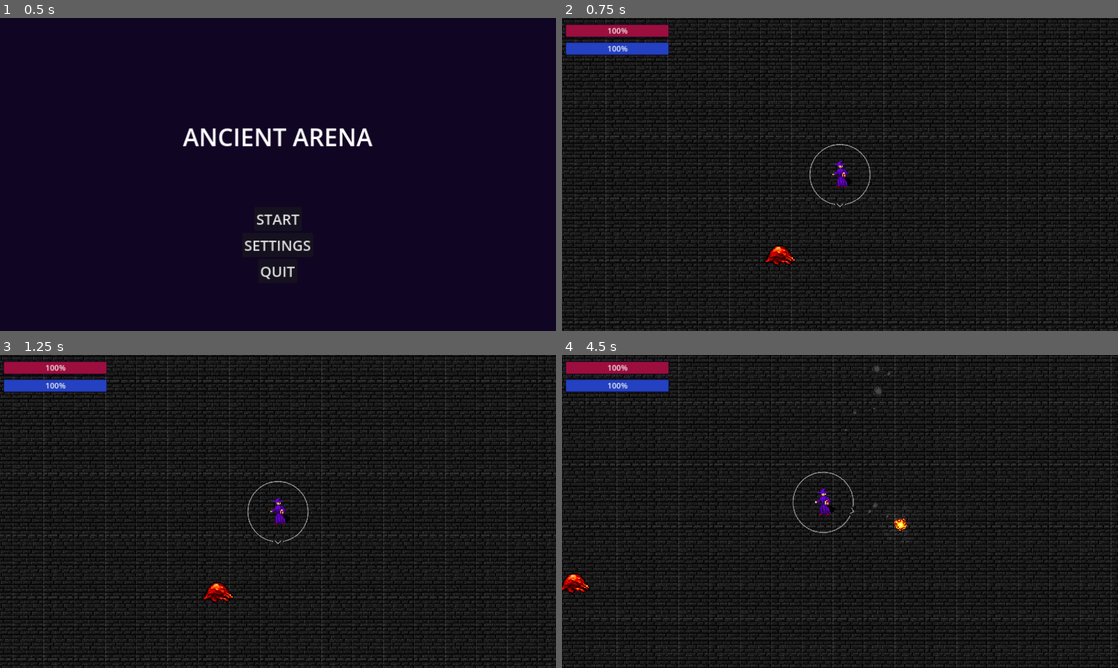
Above: before the commit, frames 1-4 (two rows, left to right).
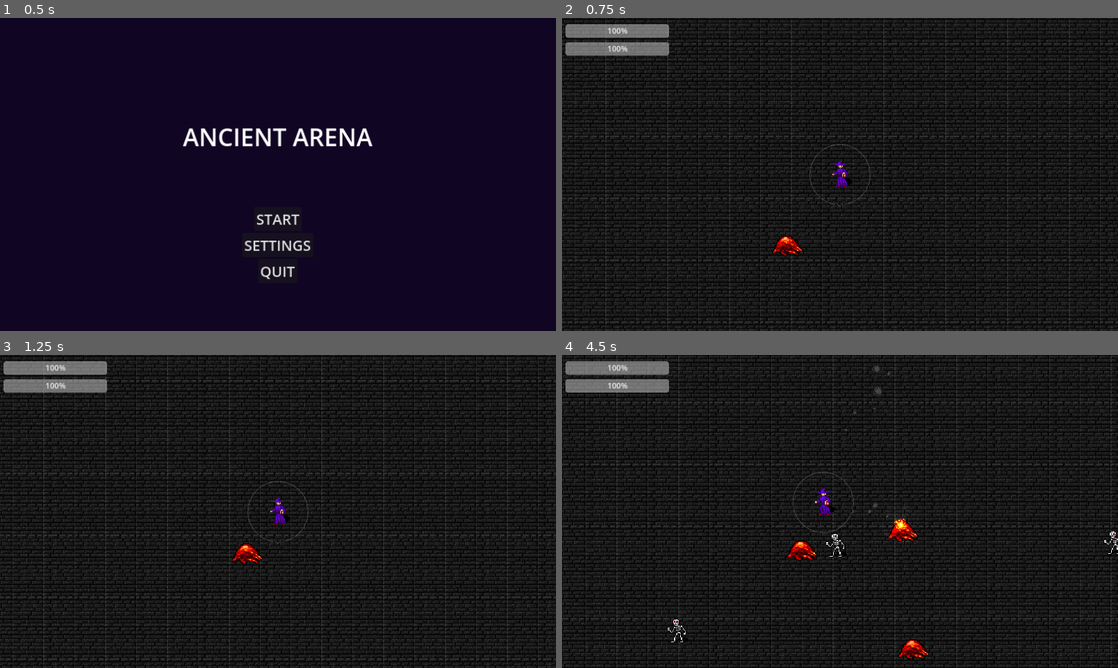
Above: after the commit, the same moments.

Repository: adrianwhatfield/ancient-arena
Game: Godot game, scene res://Scenes/main_menu.tscn
Same seed, same stepped clock (60 frames per second), same inputs: the game is played once before the commit and once after it.
Inputs (mouse positions are in pixels of both pictures, inside the frame that each line leads up to):
- Up to frame 1 (0.5 s): no input
- Up to frame 2 (0.75 s): click "START" at 0.5 s
- Up to frame 3 (1.25 s): no input
- Up to frame 4 (4.5 s): move the mouse to (962, 495) at 1.27 s; hold D (right) 1.28-2.03 s; click (962, 495) at 1.35 s; move the mouse to (728, 527) at 2.02 s; hold S (down) 2.03-2.78 s; click (728, 527) at 2.1 s; move the mouse to (895, 442) at 2.77 s; hold D (right) 2.78-3.53 s; click (895, 442) at 2.85 s; move the mouse to (812, 574) at 3.52 s; hold W (up) 3.53-4.28 s; click (812, 574) at 3.6 s; move the mouse to (1006, 558) at 4.27 s; hold A (left) from 4.28 s (still down); click (1006, 558) at 4.35 s

Frame 1 is identical in both runs. In frame 2, 2.1% of the frame differs, in the area x 0-56%, y 2-80%; in frame 3, 2.2%; in frame 4, 2.9%, in the area x 0-100%, y 2-98%.

Commit message:
Add enemy AI

Diff:
--- a/ancient_arena/Resources/enemy_health_theme.tres
+++ /dev/null
@@ -1,25 +0,0 @@
-[gd_resource type="Theme" load_steps=3 format=3 uid="uid://dj4y8im1qs2q6"]
-
-[sub_resource type="StyleBoxFlat" id="StyleBoxFlat_o50h4"]
-bg_color = Color(0.0666667, 0.0196078, 0.141176, 1)
-corner_radius_top_left = 2
-corner_radius_top_right = 2
-corner_radius_bottom_right = 2
-corner_radius_bottom_left = 2
-
-[sub_resource type="StyleBoxFlat" id="StyleBoxFlat_nt66a"]
-bg_color = Color(0.607843, 0.054902, 0.243137, 1)
-border_width_left = 2
-border_width_top = 2
-border_width_right = 2
-border_width_bottom = 2
-border_color = Color(0.0666667, 0.0196078, 0.141176, 1)
-border_blend = true
-corner_radius_top_left = 2
-corner_radius_top_right = 2
-corner_radius_bottom_right = 2
-corner_radius_bottom_left = 2
-
-[resource]
-ProgressBar/styles/background = SubResource("StyleBoxFlat_o50h4")
-ProgressBar/styles/fill = SubResource("StyleBoxFlat_nt66a")
--- a/ancient_arena/Scenes/arena.tscn
+++ b/ancient_arena/Scenes/arena.tscn
@@ -18,6 +18,7 @@
 [ext_resource type="Texture2D" uid="uid://by05tcqdpsfyt" path="res://Assets/Art/Floors/floor_vines_2_new.png" id="14_qjfa4"]
 [ext_resource type="Texture2D" uid="uid://dv27c5fw1y7w0" path="res://Assets/Art/Walls/shadow_east_darker.png" id="15_4fx1q"]
 [ext_resource type="Texture2D" uid="uid://dhhnglogub7oo" path="res://Assets/Art/Walls/shadow_east_top_darker.png" id="16_cphde"]
+[ext_resource type="PackedScene" uid="uid://h625sfbbmlac" path="res://Scenes/skeleton.tscn" id="19_1vp7p"]
 
 [sub_resource type="TileSetAtlasSource" id="TileSetAtlasSource_3yvya"]
 texture = ExtResource("3_fun4x")
@@ -160,3 +161,27 @@
 
 [node name="slime" parent="." instance=ExtResource("4_105uc")]
 position = Vector2(-235, -101)
+
+[node name="skeleton" parent="." instance=ExtResource("19_1vp7p")]
+position = Vector2(-446, 160)
+
+[node name="skeleton2" parent="." instance=ExtResource("19_1vp7p")]
+position = Vector2(-732, -132)
+
+[node name="skeleton3" parent="." instance=ExtResource("19_1vp7p")]
+position = Vector2(713, -155)
+
+[node name="skeleton4" parent="." instance=ExtResource("19_1vp7p")]
+position = Vector2(719, 188)
+
+[node name="slime2" parent="." instance=ExtResource("4_105uc")]
+position = Vector2(335, 155)
+
+[node name="skeleton5" parent="." instance=ExtResource("19_1vp7p")]
+position = Vector2(238, -332)
+
+[node name="slime3" parent="." instance=ExtResource("4_105uc")]
+position = Vector2(386, -196)
+
+[node name="slime4" parent="." instance=ExtResource("4_105uc")]
+position = Vector2(-867, 249)
--- a/ancient_arena/Scenes/player.tscn
+++ b/ancient_arena/Scenes/player.tscn
@@ -9,6 +9,7 @@
 height = 28.0
 
 [node name="Player" type="CharacterBody2D"]
+collision_layer = 3
 script = ExtResource("1_ttbjs")
 
 [node name="Sprite2D" type="Sprite2D" parent="."]
@@ -27,7 +28,7 @@
 metadata/_edit_group_ = true
 
 [node name="Sprite2D" type="Sprite2D" parent="Wand"]
-modulate = Color(1, 1, 1, 0.435294)
+modulate = Color(1, 1, 1, 0.129412)
 texture_filter = 1
 scale = Vector2(0.2, 0.2)
 texture = ExtResource("3_05bxp")
--- a/ancient_arena/Scenes/skeleton.tscn
+++ b/ancient_arena/Scenes/skeleton.tscn
@@ -1,31 +1,23 @@
-[gd_scene load_steps=5 format=3 uid="uid://h625sfbbmlac"]
+[gd_scene load_steps=4 format=3 uid="uid://h625sfbbmlac"]
 
-[ext_resource type="Texture2D" path="res://Assets/Art/skeleton.png" id="1_enu2t"]
 [ext_resource type="Script" path="res://Scripts/skeleton.gd" id="1_mtqc1"]
-[ext_resource type="Theme" uid="uid://dj4y8im1qs2q6" path="res://Resources/enemy_health_theme.tres" id="2_x1oq7"]
+[ext_resource type="Texture2D" uid="uid://bdpt0ssq0cqho" path="res://Assets/Art/Characters/skeleton_humanoid_small_new.png" id="2_xuaa8"]
 
 [sub_resource type="RectangleShape2D" id="RectangleShape2D_hpu0b"]
 size = Vector2(10, 11)
 
 [node name="skeleton" type="Area2D"]
+collision_layer = 2
+collision_mask = 2
 script = ExtResource("1_mtqc1")
 
 [node name="Sprite2D" type="Sprite2D" parent="."]
 texture_filter = 1
-texture = ExtResource("1_enu2t")
+texture = ExtResource("2_xuaa8")
 
 [node name="CollisionShape2D" type="CollisionShape2D" parent="."]
 position = Vector2(0, 3.5)
 shape = SubResource("RectangleShape2D_hpu0b")
 
-[node name="ProgressBar" type="ProgressBar" parent="."]
-offset_left = -21.0
-offset_top = -20.0
-offset_right = 21.0
-offset_bottom = -13.0
-theme = ExtResource("2_x1oq7")
-value = 50.0
-show_percentage = false
-
 [connection signal="area_entered" from="." to="." method="_on_area_entered"]
 [connection signal="body_entered" from="." to="." method="_on_body_entered"]
--- a/ancient_arena/Scenes/slime.tscn
+++ b/ancient_arena/Scenes/slime.tscn
@@ -4,9 +4,11 @@
 [ext_resource type="Texture2D" uid="uid://bydmp70i3n5lm" path="res://Assets/Art/Characters/jelly.png" id="2_f5bq0"]
 
 [sub_resource type="RectangleShape2D" id="RectangleShape2D_1kbsw"]
-size = Vector2(20, 6)
+size = Vector2(11, 16)
 
 [node name="slime" type="Area2D"]
+collision_layer = 2
+collision_mask = 2
 script = ExtResource("1_xvobn")
 
 [node name="Sprite2D" type="Sprite2D" parent="."]
@@ -14,7 +16,7 @@
 texture = ExtResource("2_f5bq0")
 
 [node name="CollisionShape2D" type="CollisionShape2D" parent="."]
-position = Vector2(0, 2)
+position = Vector2(-0.5, 1)
 shape = SubResource("RectangleShape2D_1kbsw")
 
 [connection signal="area_entered" from="." to="." method="_on_area_entered"]
--- a/ancient_arena/Scenes/spell.tscn
+++ b/ancient_arena/Scenes/spell.tscn
@@ -44,6 +44,8 @@
 
 [node name="Spell" type="Area2D"]
 texture_filter = 1
+collision_layer = 2
+collision_mask = 2
 script = ExtResource("1_7yvvw")
 
 [node name="PointLight2D" type="PointLight2D" parent="."]
@@ -58,7 +60,7 @@
 
 [node name="Sprite2D" type="AnimatedSprite2D" parent="."]
 sprite_frames = SubResource("SpriteFrames_gqm75")
-frame_progress = 0.503341
+frame_progress = 0.440742
 
 [node name="CollisionShape2D" type="CollisionShape2D" parent="."]
 shape = SubResource("CircleShape2D_fuwxw")
--- a/ancient_arena/Scenes/ui.tscn
+++ b/ancient_arena/Scenes/ui.tscn
@@ -1,19 +1,4 @@
-[gd_scene load_steps=3 format=3 uid="uid://gq16qto2phgm"]
-
-[ext_resource type="Theme" uid="uid://dj4y8im1qs2q6" path="res://Resources/enemy_health_theme.tres" id="1_dfvlv"]
-
-[sub_resource type="StyleBoxFlat" id="StyleBoxFlat_118vf"]
-bg_color = Color(0.137255, 0.254902, 0.752941, 1)
-border_width_left = 2
-border_width_top = 2
-border_width_right = 2
-border_width_bottom = 2
-border_color = Color(0.0666667, 0.0196078, 0.141176, 1)
-border_blend = true
-corner_radius_top_left = 2
-corner_radius_top_right = 2
-corner_radius_bottom_right = 2
-corner_radius_bottom_left = 2
+[gd_scene format=3 uid="uid://gq16qto2phgm"]
 
 [node name="UI" type="CanvasLayer"]
 
@@ -29,7 +14,6 @@
 offset_top = 13.0
 offset_right = 222.0
 offset_bottom = 40.0
-theme = ExtResource("1_dfvlv")
 value = 50.0
 
 [node name="PlayerMagic" type="ProgressBar" parent="UI"]
@@ -38,6 +22,4 @@
 offset_top = 50.0
 offset_right = 222.0
 offset_bottom = 77.0
-theme = ExtResource("1_dfvlv")
-theme_override_styles/fill = SubResource("StyleBoxFlat_118vf")
 value = 50.0
--- a/ancient_arena/Scripts/skeleton.gd
+++ b/ancient_arena/Scripts/skeleton.gd
@@ -1,26 +1,22 @@
 extends Area2D
 
-var health = Stats.skeleton["health"]
-var health_current = Stats.skeleton["health_current"]
-var speed = Stats.skeleton["speed"]
-var damage = Stats.skeleton["damage"]
+var health = 10
+var damage = 4
+var speed = 100.0
 
+var target = Vector2.ZERO
 
-# Called when the node enters the scene tree for the first time.
-func _ready():
-	pass # Replace with function body.
+func _process(delta):
+	if health < 0:
+		queue_free()
 
-
-# Called every frame. 'delta' is the elapsed time since the previous frame.
-func _process(delta):
-	$ProgressBar.max_value = health
-	$ProgressBar.value = health_current
-
+func _physics_process(delta):
+	target = get_parent().get_node("Player")
+	if position.distance_to(target.position) > 50:
+		position = position.move_toward(target.position, delta * speed)
 
 func _on_area_entered(area):
-	Stats.player["score"] += 1
-	queue_free()
-
+	health -= Stats.player["damage"]
 
 func _on_body_entered(body):
 	Stats.player["health_current"] -= damage
--- a/ancient_arena/Scripts/slime.gd
+++ b/ancient_arena/Scripts/slime.gd
@@ -1,20 +1,22 @@
 extends Area2D
 
-var health = Stats.slime["health"]
-var health_current = Stats.slime["health_current"]
-var speed = Stats.slime["speed"]
-var damage = Stats.slime["damage"]
+var health = 5
+var damage = 2
+var speed = 75.0
 
+var target = Vector2.ZERO
 
-# Called when the node enters the scene tree for the first time.
-func _ready():
-	pass # Replace with function body.
+func _process(delta):
+	if health < 0:
+		queue_free()
 
+func _physics_process(delta):
+	target = get_parent().get_node("Player")
+	if position.distance_to(target.position) > 50:
+		position = position.move_toward(target.position, delta * speed)
 
 func _on_area_entered(area):
-	Stats.player["score"] += 1
-	queue_free()
-
+	health -= Stats.player["damage"]
 
 func _on_body_entered(body):
 	Stats.player["health_current"] -= damage
--- a/ancient_arena/project.godot
+++ b/ancient_arena/project.godot
@@ -56,3 +56,28 @@
 , Object(InputEventJoypadButton,"resource_local_to_scene":false,"resource_name":"","device":-1,"button_index":0,"pressure":0.0,"pressed":true,"script":null)
 ]
 }
+aim_up={
+"deadzone": 0.5,
+"events": [Object(InputEventJoypadMotion,"resource_local_to_scene":false,"resource_name":"","device":-1,"axis":3,"axis_value":-1.0,"script":null)
+]
+}
+aim_down={
+"deadzone": 0.5,
+"events": [Object(InputEventJoypadMotion,"resource_local_to_scene":false,"resource_name":"","device":-1,"axis":3,"axis_value":1.0,"script":null)
+]
+}
+aim_left={
+"deadzone": 0.5,
+"events": [Object(InputEventJoypadMotion,"resource_local_to_scene":false,"resource_name":"","device":-1,"axis":2,"axis_value":-1.0,"script":null)
+]
+}
+aim_right={
+"deadzone": 0.5,
+"events": [Object(InputEventJoypadMotion,"resource_local_to_scene":false,"resource_name":"","device":-1,"axis":2,"axis_value":1.0,"script":null)
+]
+}
+
+[layer_names]
+
+2d_physics/layer_1="Physics"
+2d_physics/layer_2="Enemy"
--- a/ancient_arena/stats.gd
+++ b/ancient_arena/stats.gd
@@ -5,7 +5,6 @@
 # Player's Stats
 
 var player = {
-	"ID" = "000",
 	"health" = 20,
 	"health_current" = 20,
 	"speed" = 150.0,
@@ -14,21 +13,3 @@
 	"magic" = 50,
 	"magic_current" = 50,
 }
-
-# Monster Stats
-
-var skeleton = {
-	"ID" = "001",
-	"health" = 10,
-	"health_current" = 10,
-	"speed" = 125.0,
-	"damage" = 2,
-}
-
-var slime = {
-	"ID" = "002",
-	"health" = 5,
-	"health_current" = 5,
-	"speed" = 75.0,
-	"damage" = 3,
-}
Not shown: 1 places in ancient_arena/Scenes/arena.tscn that only renumber resources
